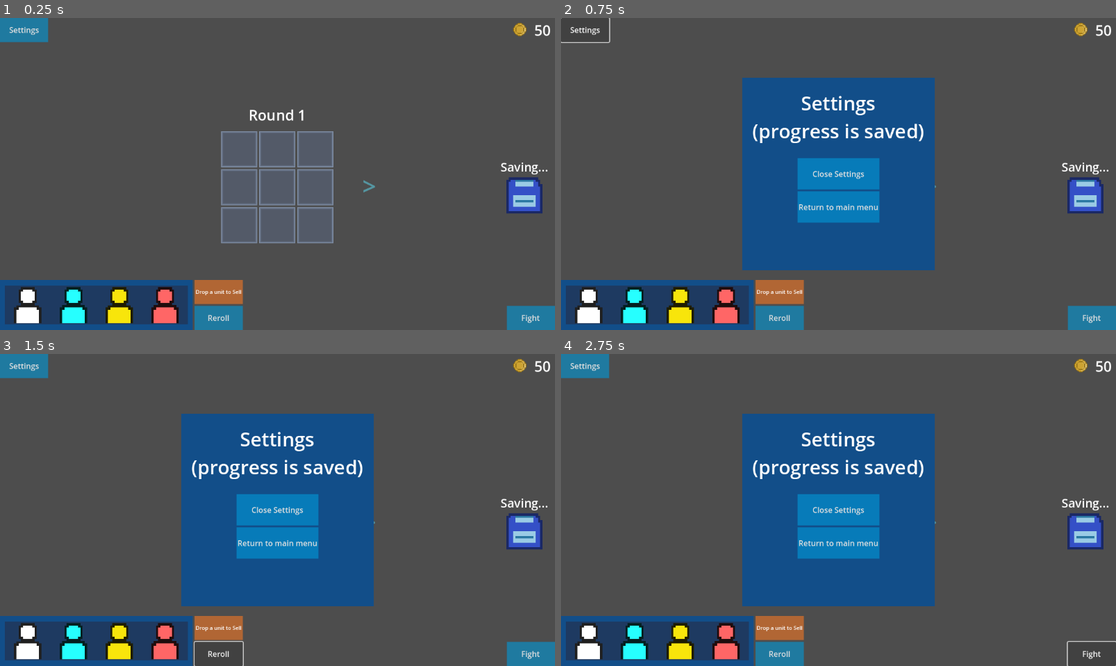
Above: before the commit, frames 1-4 (two rows, left to right).
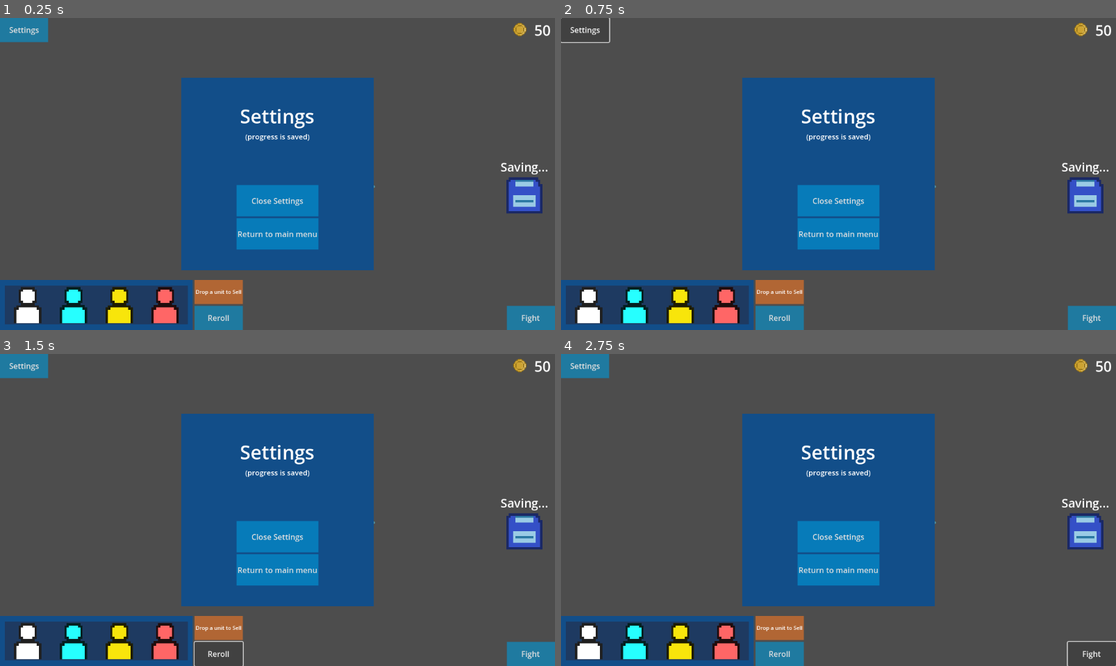
Above: after the commit, the same moments.

Repository: FontysRyan/PizzaProject1St2
Game: Godot game, scene res://Scenes/Buildscreen.tscn
The game is run twice, just before and just after one commit, with the same random seed, the same clock (stepped at 60 frames per second) and the same inputs. This scene is started directly instead of the project's main scene.
Inputs:
- Up to frame 1 (0.25 s): no input
- Up to frame 2 (0.75 s): click "Settings" at 0.5 s
- Up to frame 3 (1.5 s): click "Reroll" at 1.25 s
- Up to frame 4 (2.75 s): click "Fight" at 2 s

The runs differ from the first frame. In frame 1, 21% of the frame differs, in the area x 32-68%, y 19-81%; in frame 2, 4.2%; in frame 3, 4.2%; in frame 4, 4.2%.

Commit message:
Refactor settings label in quit menu UI
Separated the settings label and progress note into two labels in the quit menu popup. Adjusted font sizes and alignment for improved clarity and layout.

Diff:
--- a/Assets/UI/BuildScreen (UI).tscn
+++ b/Assets/UI/BuildScreen (UI).tscn
@@ -60,7 +60,6 @@
 size_flags_vertical = 4
 
 [node name="CanvasLayer" type="CanvasLayer" parent="MarginContainer/PopupQuitMenu"]
-visible = false
 
 [node name="Padding" type="Panel" parent="MarginContainer/PopupQuitMenu/CanvasLayer"]
 custom_minimum_size = Vector2(400, 400)
@@ -81,10 +80,17 @@
 
 [node name="SettingsLabel" type="Label" parent="MarginContainer/PopupQuitMenu/CanvasLayer/Padding/VBoxContainer"]
 layout_mode = 2
-size_flags_vertical = 6
+size_flags_vertical = 10
 theme_override_font_sizes/font_size = 40
-text = "Settings
-(progress is saved)"
+text = "Settings"
+horizontal_alignment = 1
+vertical_alignment = 3
+
+[node name="SettingsLabel2" type="Label" parent="MarginContainer/PopupQuitMenu/CanvasLayer/Padding/VBoxContainer"]
+layout_mode = 2
+size_flags_vertical = 2
+theme_override_font_sizes/font_size = 15
+text = "(progress is saved)"
 horizontal_alignment = 1
 vertical_alignment = 3
 
